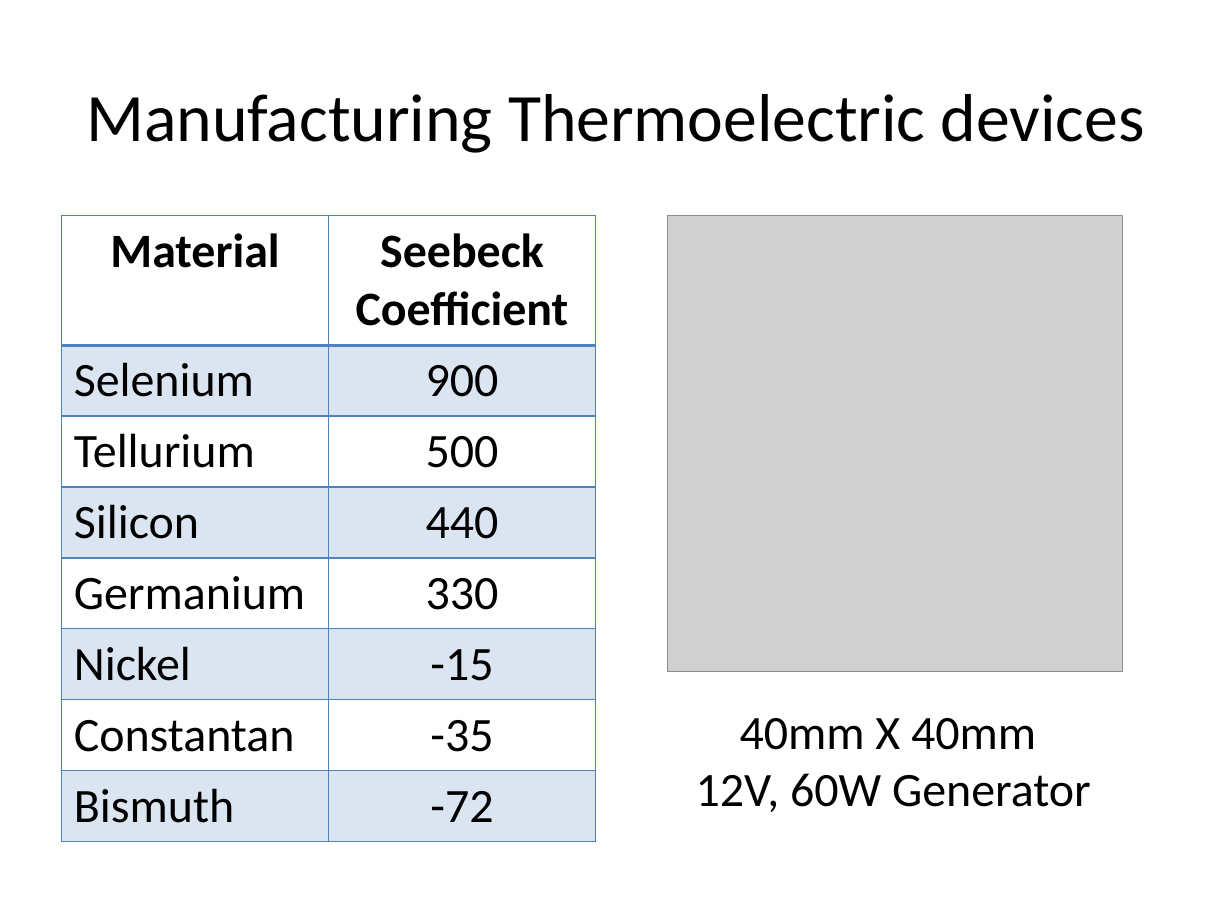
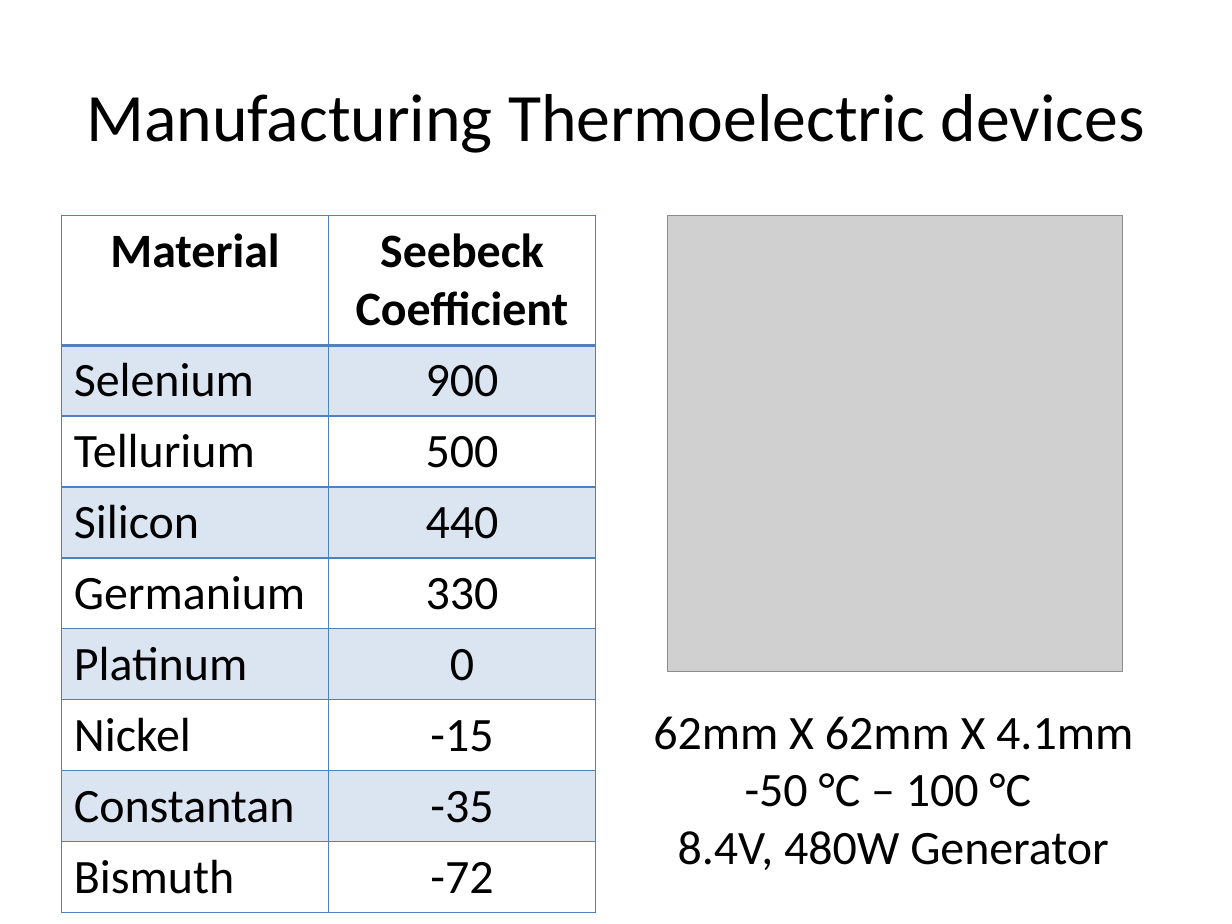
Before and after one commit to MuhammadShamaas1997/Electrical-Engineering, a slide deck: slide 8 of Power System Planning/PowerSystemPlanning.pptx. Drawn at 1232x924 pixels with LibreOffice and Linux fonts; fonts in the diff are those of the drawing; grey boxes stand for pictures. Boxes give left, top, right and bottom in pixels: in the first picture for what was removed or moved away, otherwise in the second. Text is boxed around its words. In the diff, an @@ line names an element or a change of style, - is before the commit and + after.

Commit message:
V1

```diff
--- a/Power System Planning/PowerSystemPlanning.pptx
+++ b/Power System Planning/PowerSystemPlanning.pptx
@@ table at [62, 216, 596, 902] @@
+row 6: Platinum | 0
@@ text at [653, 716, 1133, 870]: text changed @@
-40mm X 40mm
-12V, 60W Generator
+62mm X 62mm X 4.1mm
+-50 °C – 100 °C
+8.4V, 480W Generator
```
Also in this commit, not shown: 1 slide added.
